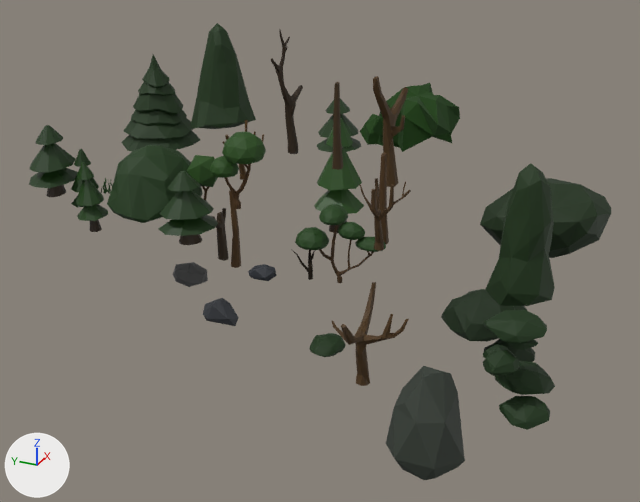
A saved change to the FBX model coracao-da-amazonia-TD/Assets/Prefabs/Cenario.fbx.
One viewpoint serves both versions: a 50 mm lens placed at (-49.2, -25.4, 23.7), pointed at (-0.3, -3.4, -0.8). Arrows for +X, +Y and +Z are at lower left; the lights stay in place. Where no turn or scale is listed for an object, it has been applied to the vertices.
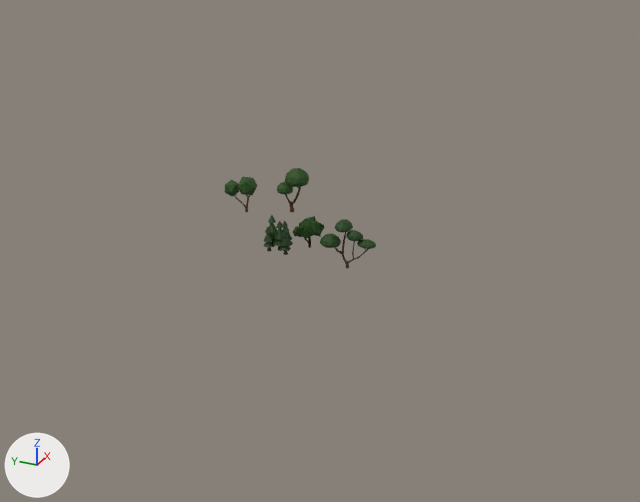
Location of each change, (x1, y1, x2, y2) in pixels of the pictures (640 x 502 px):
'leaves_Sphere', deleted (green): before (486, 163, 555, 306)
'leaves_Sphere.002', deleted (black): before (386, 366, 465, 480)
'leaves_Icosphere.001', deleted (green): before (483, 310, 555, 430)
'leaves_Icosphere.004', deleted: before (480, 178, 611, 258)
'leaves_Icosphere.002', deleted (green): before (107, 145, 203, 223)
'leaves_Sphere.001', deleted (green): before (190, 23, 256, 129)
'leaves', moved, rescaled (66% narrower, 66% shorter): before (360, 83, 460, 152); after (292, 216, 325, 239)
'leaves_Sphere.003', deleted (green): before (121, 54, 200, 151)
'Icosphere.005', moved, rescaled (80% narrower, 65% shorter): before (158, 171, 218, 245); after (280, 230, 291, 255)
'leaves_Icosphere', deleted (black): before (441, 289, 535, 362)
'Icosphere.008', moved, rescaled (42% narrower, 42% shorter): before (210, 132, 266, 209); after (277, 168, 309, 212)
'Cylinder.002_Cylinder.003', rescaled (38% narrower, 38% shorter): before (295, 204, 386, 283); after (320, 219, 376, 268)
'Icosphere', moved, rescaled: before (29, 125, 78, 197); after (274, 221, 283, 251)
'Icosphere.002', moved, rescaled: before (314, 118, 364, 233); after (266, 215, 277, 247)
'trunk_Cube.007', deleted (brown): before (332, 282, 409, 386)
'trunk_Cube', deleted (brown): before (373, 76, 408, 187)
'Icosphere.003', moved, rescaled: before (76, 162, 108, 232); after (284, 225, 293, 246)
'Icosphere.010', moved, rescaled: before (187, 155, 218, 201); after (225, 177, 257, 212)
'trunk_Cube.003', deleted: before (271, 29, 303, 154)
'Icosphere.004', moved, rescaled: before (317, 98, 361, 152); after (264, 227, 274, 251)
'trunk_Cube.006', deleted (brown): before (359, 178, 411, 251)
'Icosphere.007', deleted (black): before (203, 298, 238, 326)
'trunk_Cube.002', deleted (brown): before (332, 82, 343, 170)
'leaves_Icosphere.003', deleted (green): before (310, 333, 345, 357)
'Icosphere_Icosphere.001', deleted: before (173, 262, 208, 287)
'trunk_Cube.005', deleted (brown): before (379, 152, 389, 244)
'trunk_Cube.001', deleted (brown): before (229, 191, 241, 268)
'trunk_Cube.004', deleted: before (212, 208, 229, 261)
'Icosphere.001', moved, rescaled: before (71, 149, 101, 208); after (282, 221, 290, 234)
'Icosphere_Icosphere.002', deleted: before (248, 264, 277, 281)
'trunks', moved, rescaled: before (291, 249, 316, 280); after (305, 237, 311, 248)
'trunk_Cube.008', deleted: before (222, 120, 264, 180)
'Cube.001_Cube.001', deleted: before (101, 178, 113, 194)

The change in detail:
Object 'leaves_Sphere.003' (ob_leaves_sphere_003) is deleted.
Object 'trunk_Cube.007' (ob_trunk_cube_007) is deleted.
Object 'trunk_Cube.003' (ob_trunk_cube_003) is deleted.
Object 'Icosphere_Icosphere.002' (ob_icosphere_icosphere_002) is deleted.
Object 'leaves_Icosphere.002' (ob_leaves_icosphere_002) is deleted.
Object 'trunk_Cube.008' (ob_trunk_cube_008) is deleted.
Object 'Icosphere.005' (ob_icosphere_005) moves from (-2.98, 4.93, 0.13) to (-2.98, -2.21, 0.13).
Object 'Icosphere.005' (ob_icosphere_005) is rescaled from (0.907, 0.721, 0.492) to (0.163, 0.163, 0.163).
Object 'trunk_Cube.004' (ob_trunk_cube_004) is deleted.
Object 'leaves_Icosphere.003' (ob_leaves_icosphere_003) is deleted.
Object 'Icosphere.001' (ob_icosphere_001) moves from (-1.98, 14.09, 0.01) to (-1.98, -1.68, 0.31).
Object 'Icosphere.001' (ob_icosphere_001) is rescaled from (0.499, 0.499, 0.499) to (0.163, 0.163, 0.163).
Object 'trunk_Cube.001' (ob_trunk_cube_001) is deleted.
Object 'Icosphere.010' (ob_icosphere_010) moves from (0.47, 6.28, -0.01) to (1.95, 3.5, 0.12).
Object 'Icosphere.010' (ob_icosphere_010) is rescaled from (1.69, 1.69, 1.69) to (1.0, 1.0, 1.0).
Object 'leaves_Icosphere.001' (ob_leaves_icosphere_001) is deleted.
Object 'trunk_Cube.005' (ob_trunk_cube_005) is deleted.
Object 'leaves_Icosphere.004' (ob_leaves_icosphere_004) is deleted.
Object 'Icosphere.003' (ob_icosphere_003) moves from (-2.5, 13.21, -0.67) to (-2.15, -1.97, 0.09).
Object 'Icosphere.003' (ob_icosphere_003) is rescaled from (0.499, 0.499, 0.499) to (0.163, 0.163, 0.163).
Object 'Cylinder.002_Cylinder.003' (ob_cylinder_002_cylinder_003) is rescaled from (1.57, 1.57, 1.57) to (1.0, 1.0, 1.0).
Object 'trunk_Cube' (ob_trunk_cube) is deleted.
Object 'leaves_Icosphere' (ob_leaves_icosphere) is deleted.
Object 'trunks' (ob_trunks) moves from (-4.58, -4.74, -0.64) to (-1.04, -3.03, -0.25).
Object 'trunks' (ob_trunks) is rescaled from (0.0166, 0.0166, 0.0166) to (0.00983, 0.00983, 0.00983).
Object 'Icosphere.007' (ob_icosphere_007) is deleted.
Object 'Icosphere_Icosphere.001' (ob_icosphere_icosphere_001) is deleted.
Object 'Icosphere.002' (ob_icosphere_002) moves from (3.34, -3.17, 0.31) to (-2.45, -0.99, 0.31).
Object 'Icosphere.002' (ob_icosphere_002) is rescaled from (0.787, 0.787, 0.787) to (0.214, 0.214, 0.214).
Object 'leaves_Sphere.002' (ob_leaves_sphere_002) is deleted.
Object 'leaves_Sphere.001' (ob_leaves_sphere_001) is deleted.
Object 'leaves_Sphere' (ob_leaves_sphere) is deleted.
Object 'trunk_Cube.006' (ob_trunk_cube_006) is deleted.
Object 'Icosphere.008' (ob_icosphere_008) moves from (-2.54, 2.14, 1.38) to (0.17, -0.8, 0.95).
Object 'Icosphere.008' (ob_icosphere_008) is rescaled from (1.69, 1.69, 1.69) to (1.0, 1.0, 1.0).
Object 'Cube.001_Cube.001' (ob_cube_001_cube_001) is deleted.
Object 'leaves' (ob_leaves) moves from (14.77, -4.74, -0.64) to (-1.04, -3.03, -0.25).
Object 'leaves' (ob_leaves) is rescaled from (0.0364, 0.0364, 0.0364) to (0.00983, 0.00983, 0.00983).
Object 'trunk_Cube.002' (ob_trunk_cube_002) is deleted.
Object 'Icosphere' (ob_icosphere) moves from (-2.8, 16.08, 1.75) to (-2.8, -1.74, 0.31).
Object 'Icosphere' (ob_icosphere) is rescaled from (0.907, 0.721, 0.492) to (0.196, 0.196, 0.196).
Object 'Icosphere.004' (ob_icosphere_004) moves from (13.19, 0.97, 1.48) to (-3.0, -1.04, 0.16).
Object 'Icosphere.004' (ob_icosphere_004) is rescaled from (0.831, 0.784, 0.497) to (0.163, 0.163, 0.163).
